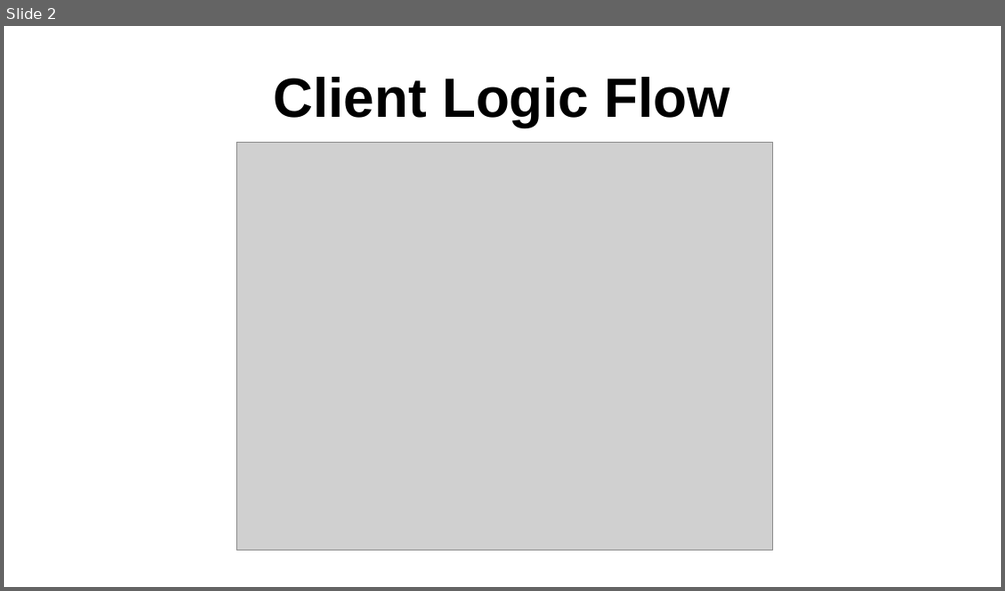
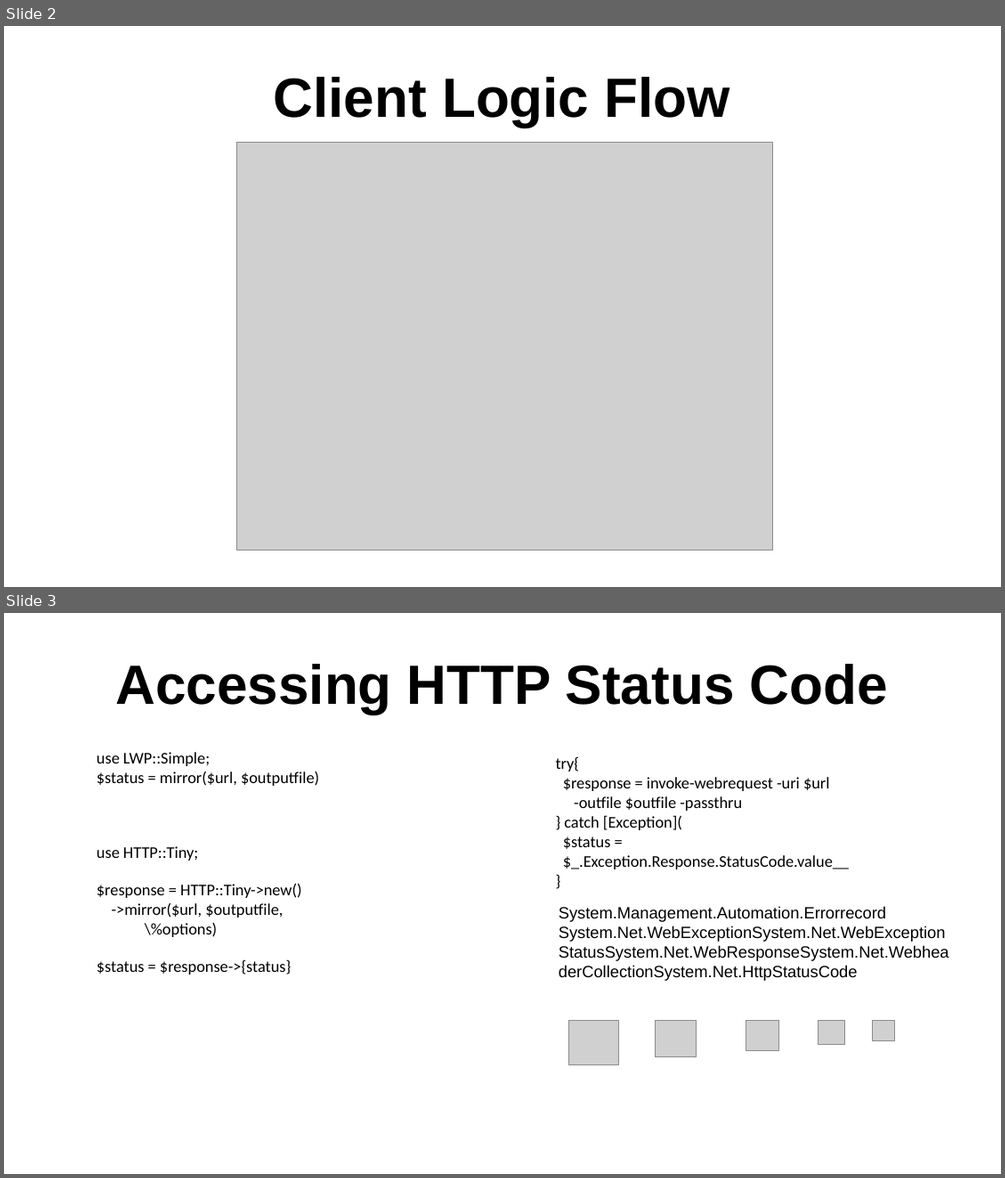
Before and after one commit to sergueik/springboot_study, a slide deck: basic-config/config.odp. Shown one above the other, each under a label of ours: slide 2 before the commit, slides 2 and 3 after it. The pictures are 1005x591 and 1005x1178 pixels, drawn with LibreOffice and Linux fonts; fonts in the diff are those of the drawing; grey boxes stand for pictures. Boxes give left, top, right and bottom in pixels: in the first picture for what was removed or moved away, otherwise in the second. Text is boxed around its words. In the diff, an @@ line names an element or a change of style, - is before the commit and + after.

```diff
--- a/basic-config/config.odp
+++ b/basic-config/config.odp
@@ slide 3 added at <box>4,613,1001,1174</box>, background #FFFFFF @@
@@ title added at <box>115,664,888,714</box>, 44 pt, text #000000, bold @@
+Accessing HTTP Status Code
@@ text added at <box>97,752,319,974</box>, 13 pt, text #000000 @@
+use LWP::Simple;
+$status = mirror($url, $outputfile)
+use HTTP::Tiny;
+$response = HTTP::Tiny->new()
+->mirror($url, $outputfile,
+\%options)
+$status = $response->{status}
@@ text added at <box>556,756,849,869</box>, 13 pt, text #000000 @@
+try{
+$response = invoke-webrequest -uri $url
+-outfile $outfile -passthru
+} catch [Exception](
+$status =
+$_.Exception.Response.StatusCode.value__
+}
@@ text added at <box>558,906,949,981</box>, 13 pt, text #000000 @@
+System.Management.Automation.Errorrecord
+System.Net.WebExceptionSystem.Net.WebExceptionStatusSystem.Net.WebResponseSystem.Net.WebheaderCollectionSystem.Net.HttpStatusCode
@@ picture added at <box>569,1020,619,1065</box> @@
@@ picture added at <box>655,1020,696,1057</box> @@
@@ picture added at <box>745,1020,779,1051</box> @@
@@ picture added at <box>818,1020,845,1045</box> @@
@@ picture added at <box>873,1020,895,1041</box> @@
```
Also in this commit, not shown: 1 other slide added, 3 other files.
